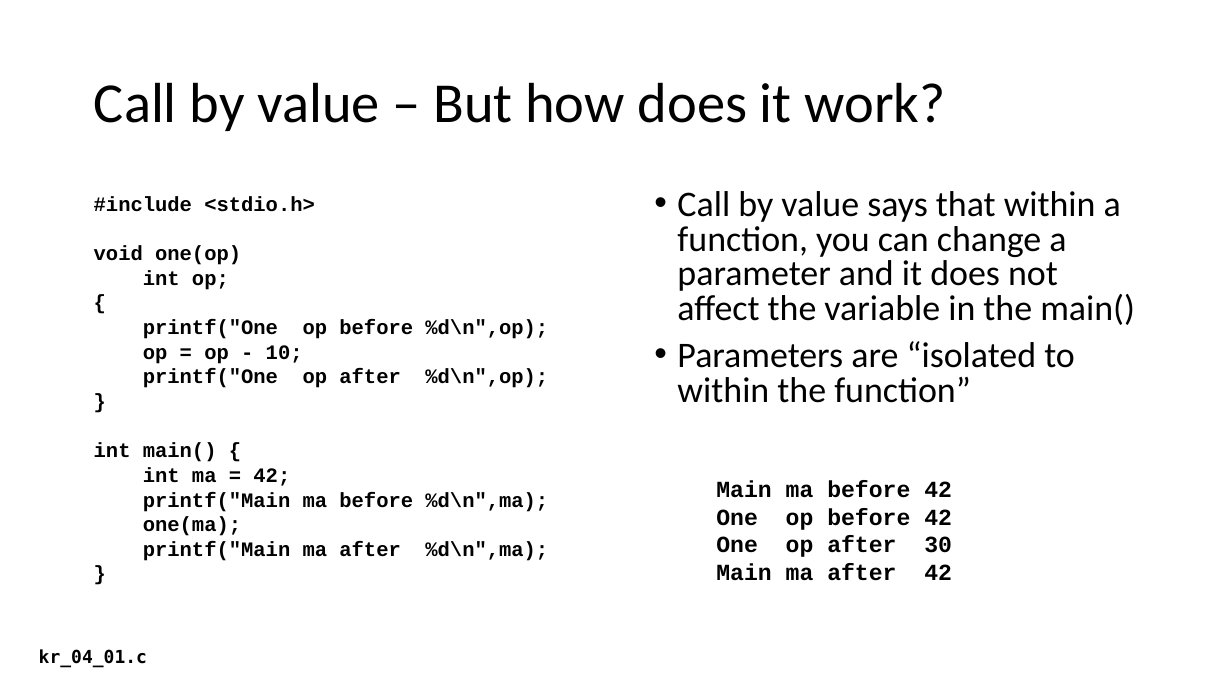
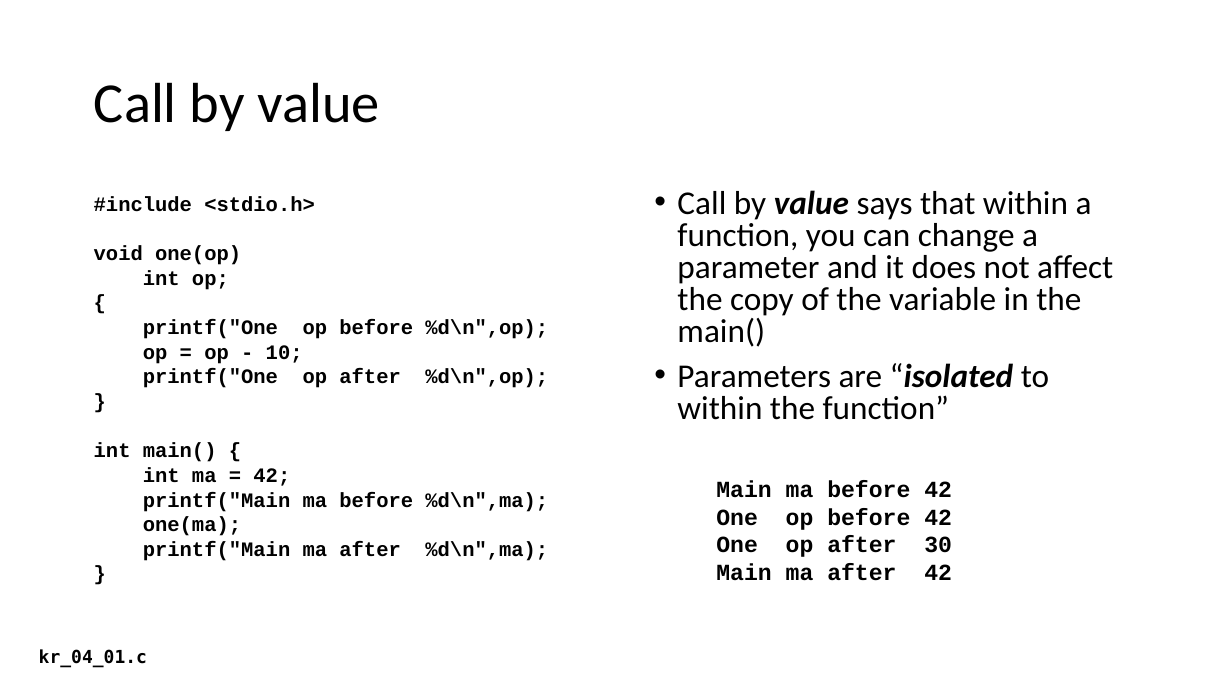
Before and after one commit to csev/cc4e, a slide deck: slide 5 of lectures/KR-4.pptx. Drawn at 1232x693 pixels with LibreOffice and Linux fonts; fonts in the diff are those of the drawing. Boxes give left, top, right and bottom in pixels: in the first picture for what was removed or moved away, otherwise in the second. Text is boxed around its words. In the diff, an @@ line names an element or a change of style, - is before the commit and + after.

```diff
--- a/lectures/KR-4.pptx
+++ b/lectures/KR-4.pptx
@@ title at (94,82,379,131): text changed @@
-Call by value – But how does it work?
+Call by value
@@ text at (677,190,1113,347): text changed; size 28 to 25.9 pt @@
-• Call by value says that within a function, you can change a parameter and it does not affect the variable in the main()
+• Call by value says that within a function, you can change a parameter and it does not affect the copy of the variable in the main()
@@ text at (677,363,1049,420): size 28 to 25.9 pt in "Parameters are “isolated to within the function”"; bold on, italic on in "“isolated" @@
```
Also in this commit, not shown: 9 other slides changed.
